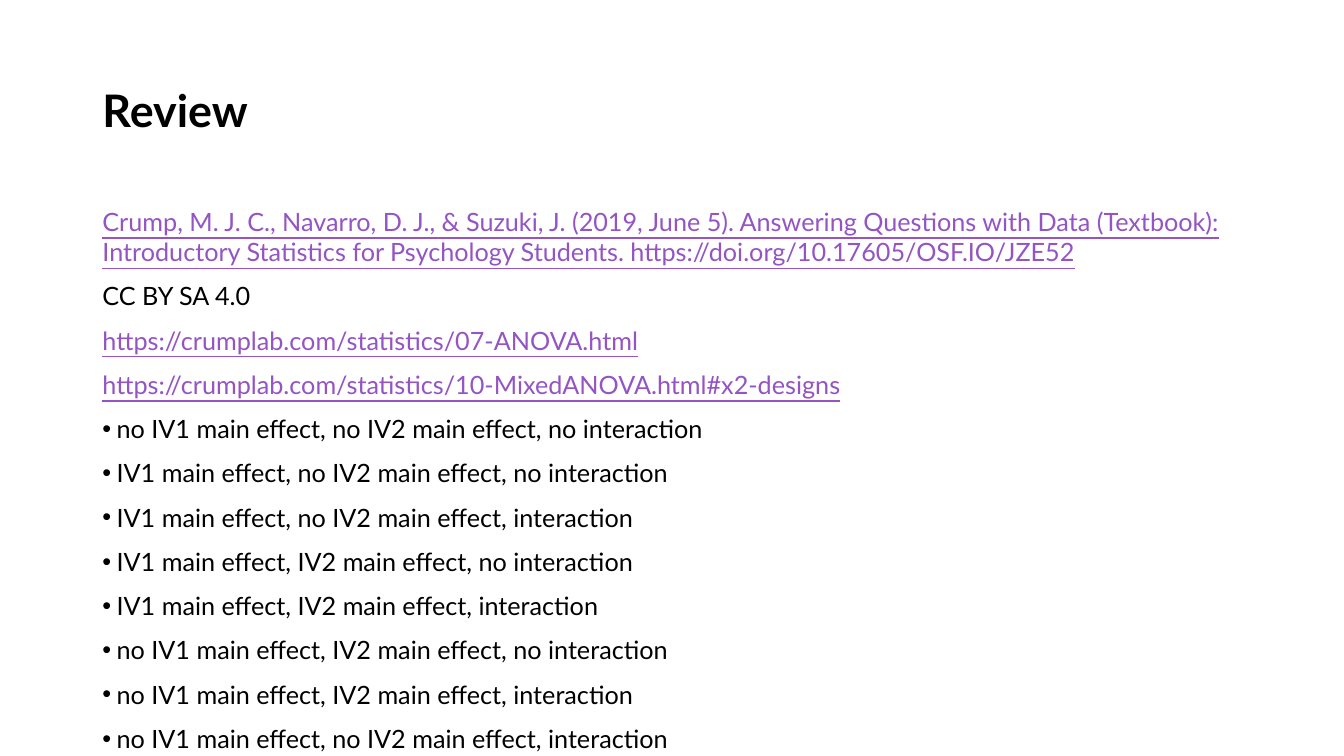
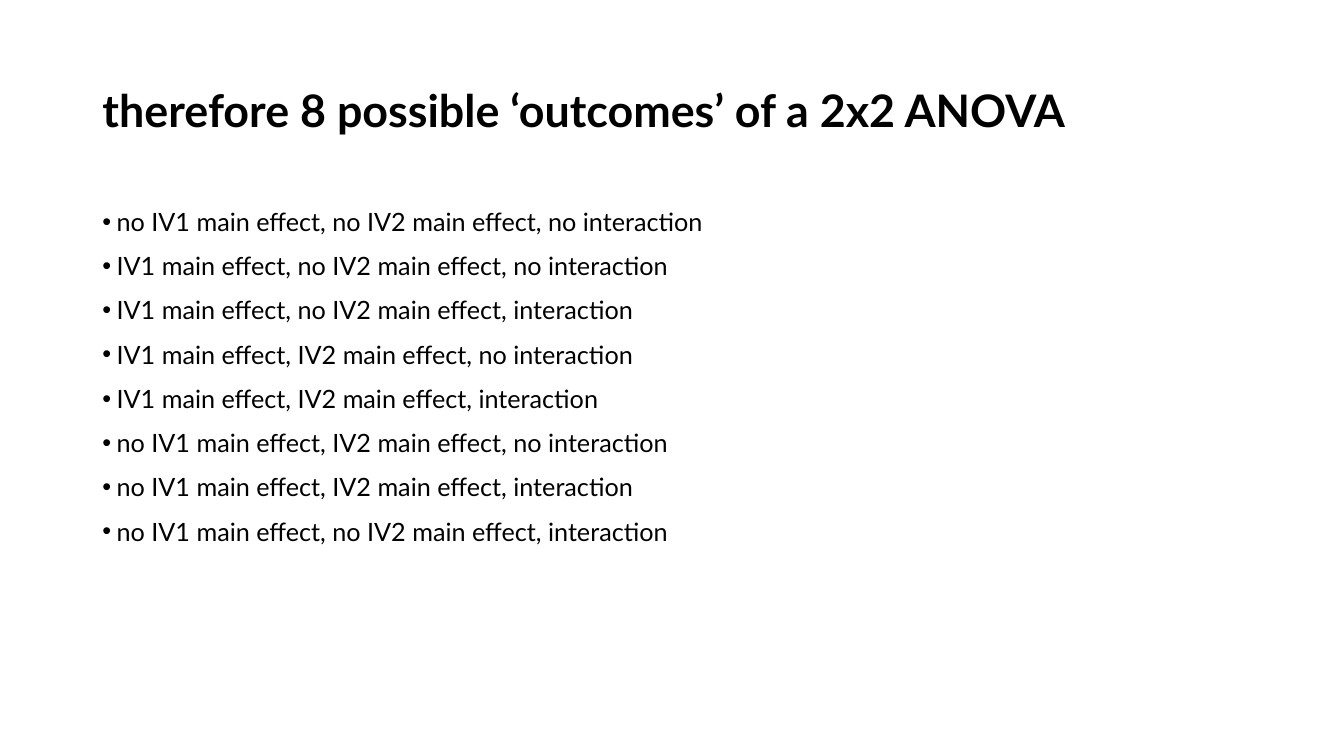
Before and after one commit to LittleMonkeyLab/PS52007Dslides, a slide deck: slide 29 of _site/lectures/Lecture04/Lecture04.pptx (slide 18 before the commit). Drawn at 1344x756 pixels with LibreOffice and Linux fonts; fonts in the diff are those of the drawing. Boxes give left, top, right and bottom in pixels: in the first picture for what was removed or moved away, otherwise in the second. Text is boxed around its words. In the diff, an @@ line names an element or a change of style, - is before the commit and + after.

```diff
--- a/_site/lectures/Lecture04/Lecture04.pptx
+++ b/_site/lectures/Lecture04/Lecture04.pptx
@@ title at bbox=[102, 92, 1065, 135]: text changed @@
-Review
+therefore 8 possible ‘outcomes’ of a 2x2 ANOVA
@@ text at bbox=[102, 211, 1219, 399]: paragraphs removed @@
-Crump, M. J. C., Navarro, D. J., & Suzuki, J. (2019, June 5). Answering Questions with Data (Textbook): Introductory Statistics for Psychology Students. https://doi.org/10.17605/OSF.IO/JZE52
-CC BY SA 4.0
-https://crumplab.com/statistics/07-ANOVA.html
-https://crumplab.com/statistics/10-MixedANOVA.html#x2-designs
```
Also in this commit, not shown: 9 other slides changed, 16 slides added, 5 slides removed, 33 other files.
